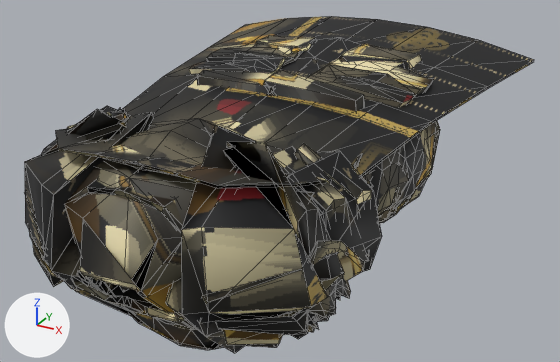
The glTF model assets/modeles/armures/sol/cuirasse_or_enchante.glb: old version first, new version second.
Both versions are drawn from a camera (50 mm lens) standing at (0.822, -1.294, 0.964) and looking at (0.0, 0.201, 0.216). Arrows for +X, +Y and +Z are at lower left; the lights stay in place. The older version comes first. Mesh edges are drawn as thin lines. Vertices at exactly the same position are counted once.

The older version as bpy lines, for what is in view:
```python
me_cuirasse_or_003 = bpy.data.meshes.new('cuirasse_or.003')
me_cuirasse_or_003.from_pydata(...)  # 1802 vertices, 2863 faces; spans x -0.445..0.444, y -0.418..0.855, z 0.0..0.502
# faces by material slot: [348, 1460, 56, 60, 48, 48, 96, 747]
me_cuirasse_or_003.materials.append(mat_tissu_enchante)
me_cuirasse_or_003.materials.append(mat_or_patine)
me_cuirasse_or_003.materials.append(mat_cuir)
me_cuirasse_or_003.materials.append(mat_tissu_enchante_001)
me_cuirasse_or_003.materials.append(mat_tissu_enchante_002)
me_cuirasse_or_003.materials.append(mat_tissu_enchante_003)
me_cuirasse_or_003.materials.append(mat_gemme_enchante)
me_cuirasse_or_003.materials.append(mat_or_lion)
ob_cuirasse_or_001 = bpy.data.objects.new('cuirasse_or.001', me_cuirasse_or_003)
ob_cuirasse_or_001.location = (0.0, 0.0, 0.0)
```
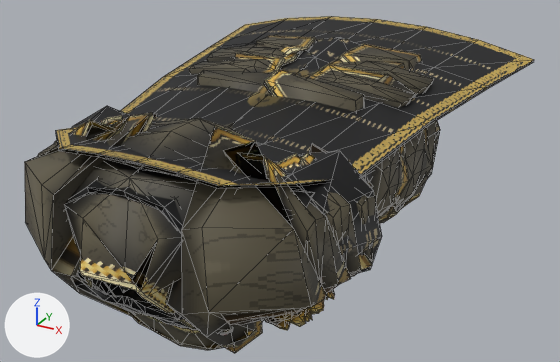
Edits to the bpy script that builds the scene:
```text
Change me_cuirasse_or_003:
    used by ob_cuirasse_or_001; location = (0.0, 0.0, 0.0)
    remove me_cuirasse_or_003.from_pydata(...)  # 1802 vertices, 2863 faces; spans x -0.445..0.444, y -0.418..0.855, z 0.0..0.502
    add me_cuirasse_or_003.from_pydata(...)  # 1808 vertices, 2872 faces; spans x -0.444..0.444, y -0.418..0.854, z 0.0..0.502
    me_cuirasse_or_003 part 1: 323 vertices moved from x 0.112..0.366, y -0.385..-0.027, z 0.116..0.483 to x 0.135..0.374, y -0.351..-0.011, z 0.136..0.466; 8 vertices removed from x 0.169..0.338, y -0.244..-0.008, z 0.127..0.418; 10 vertices added at x 0.174..0.319, y -0.238..-0.025, z 0.15..0.414
    me_cuirasse_or_003 part 2: 298 vertices moved from x -0.367..-0.114, y -0.385..-0.027, z 0.122..0.483 to x -0.374..-0.135, y -0.314..-0.029, z 0.137..0.466; 31 vertices removed from x -0.364..-0.13, y -0.375..-0.009, z 0.125..0.416; 35 vertices added at x -0.338..-0.174, y -0.351..-0.011, z 0.15..0.421
    me_cuirasse_or_003 part 3: 2653 kept faces spanning x -0.444..0.444, y -0.418..0.854, z 0.0..0.502 get new texture (UV) coordinates
```

Boxes (x1, y1, x2, y2) around the edits, measured in the pictures (560 x 362 px; the box of a moved part takes in the faces that stretch with it):
part 1 of me_cuirasse_or_003, moved or reshaped
    before: (199, 142, 371, 348)
    after: (219, 143, 376, 335)
part 2 of me_cuirasse_or_003, moved or reshaped
    before: (25, 108, 127, 292)
    after: (38, 114, 157, 156)
part 3 of me_cuirasse_or_003, surface changed
    both: (25, 16, 534, 353)
